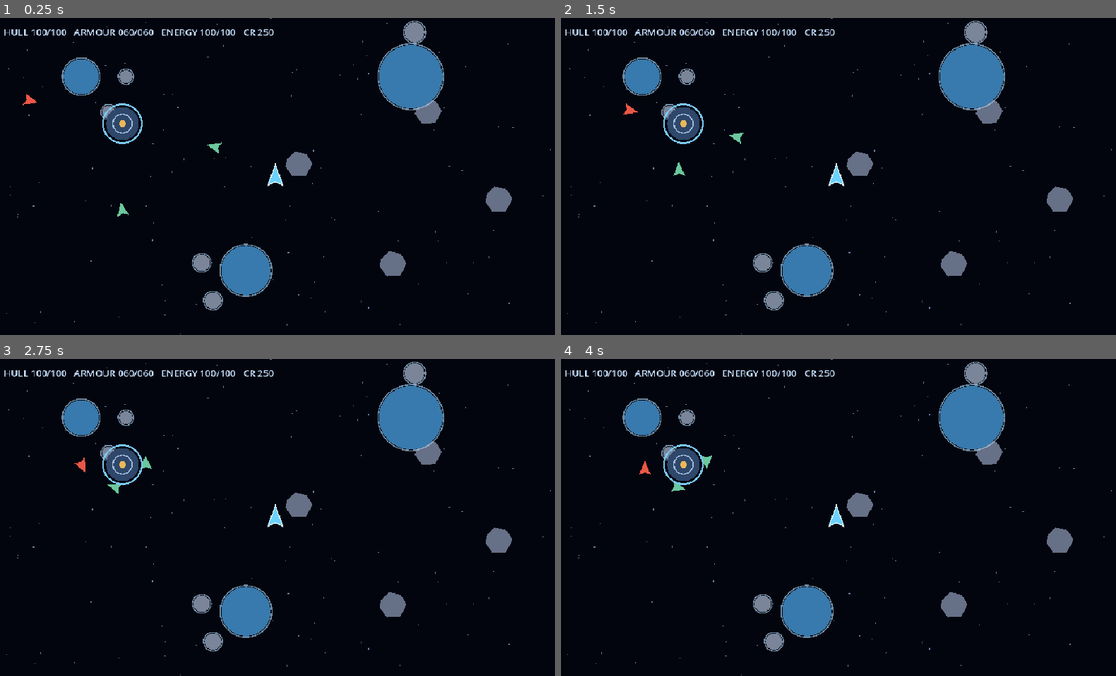
Above: before the commit, frames 1-4 (two rows, left to right).
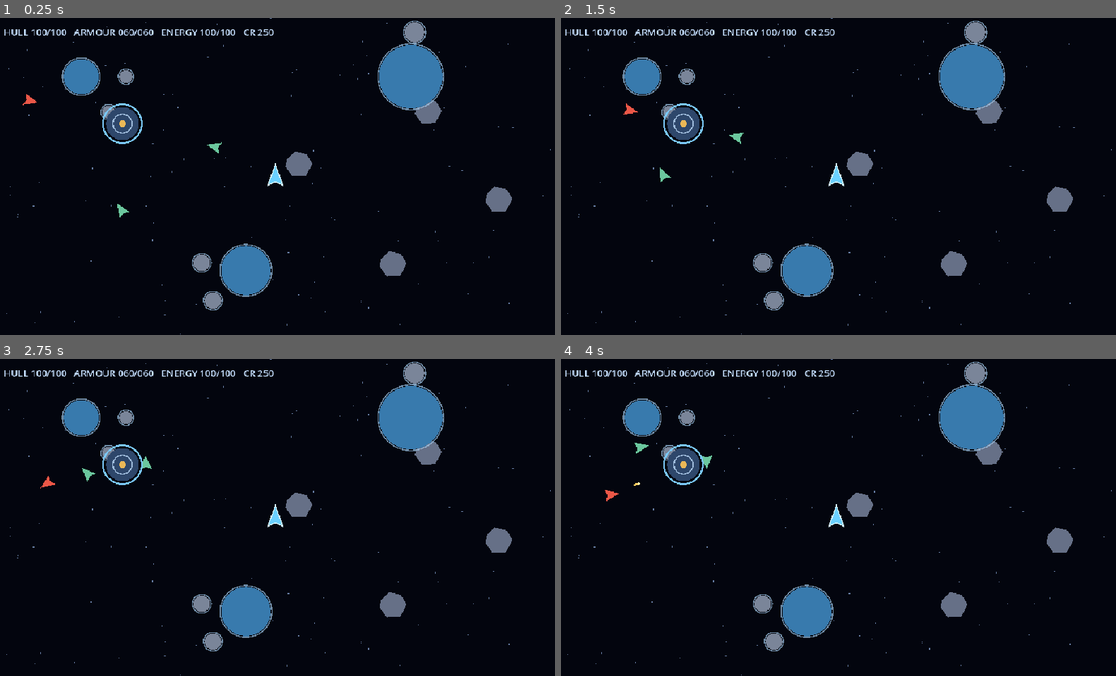
Above: after the commit, the same moments.

Repository: DARTVADER1-DROID/Star-Forge
Game: Godot game, scene res://scenes/main.tscn
Same seed, same stepped clock (60 frames per second), same inputs: the game is played once before the commit and once after it.
Inputs (mouse positions are in pixels of both pictures, inside the frame that each line leads up to):
- Up to frame 1 (0.25 s): no input
- Up to frame 2 (1.5 s): move the mouse to (960, 160) at 0.52 s; click (960, 160) at 0.67 s; drag from (721, 192) to (627, 109) at 1.27 s
- Up to frame 3 (2.75 s): move the mouse to (333, 447) at 2.02 s; click (333, 447) at 2.17 s
- Up to frame 4 (4 s): drag from (810, 580) to (666, 469) at 2.77 s; move the mouse to (1005, 565) at 3.52 s; click (1005, 565) at 3.67 s

The runs differ from the first frame. In frame 1, less than 0.1% of the frame differs, in the area x 21-24%, y 58-63%; in frame 2, less than 0.1%; in frame 3, 0.1%; in frame 4, 0.2%, in the area x 7-23%, y 26-45%.

Commit message:
Apply original art pack textures to gameplay

Diff:
--- a/scripts/world/planet_body.gd
+++ b/scripts/world/planet_body.gd
@@ -3,6 +3,8 @@
 
 @export var body_radius := 38.0
 @export var body_color := Color(0.22,0.48,0.68)
+
+var _sprite: Sprite2D
 
 func _ready() -> void:
     var shape := CircleShape2D.new()
@@ -11,6 +13,24 @@
     collision.shape = shape
     add_child(collision)
 
+    var texture_name := "planet_moon_32.png"
+    if body_radius > 55.0:
+        texture_name = "planet_gas_96.png"
+    elif body_radius > 18.0:
+        texture_name = "planet_terran_64.png"
+
+    var texture := AssetLibrary.load_texture(texture_name)
+    if texture != null:
+        _sprite = Sprite2D.new()
+        _sprite.texture = texture
+        _sprite.texture_filter = CanvasItem.TEXTURE_FILTER_NEAREST
+        var diameter := body_radius * 2.0
+        var scale_factor := diameter / float(maxi(texture.get_width(),texture.get_height()))
+        _sprite.scale = Vector2.ONE * scale_factor
+        add_child(_sprite)
+
 func _draw() -> void:
-    draw_circle(Vector2.ZERO, body_radius, body_color)
-    draw_arc(Vector2.ZERO, body_radius + 2.0, 0.0, TAU, 48, Color(0.66,0.82,0.96,0.65), 2.0)
+    if is_instance_valid(_sprite):
+        return
+    draw_circle(Vector2.ZERO,body_radius,body_color)
+    draw_arc(Vector2.ZERO,body_radius+2.0,0.0,TAU,48,Color(0.66,0.82,0.96,0.65),2.0)
